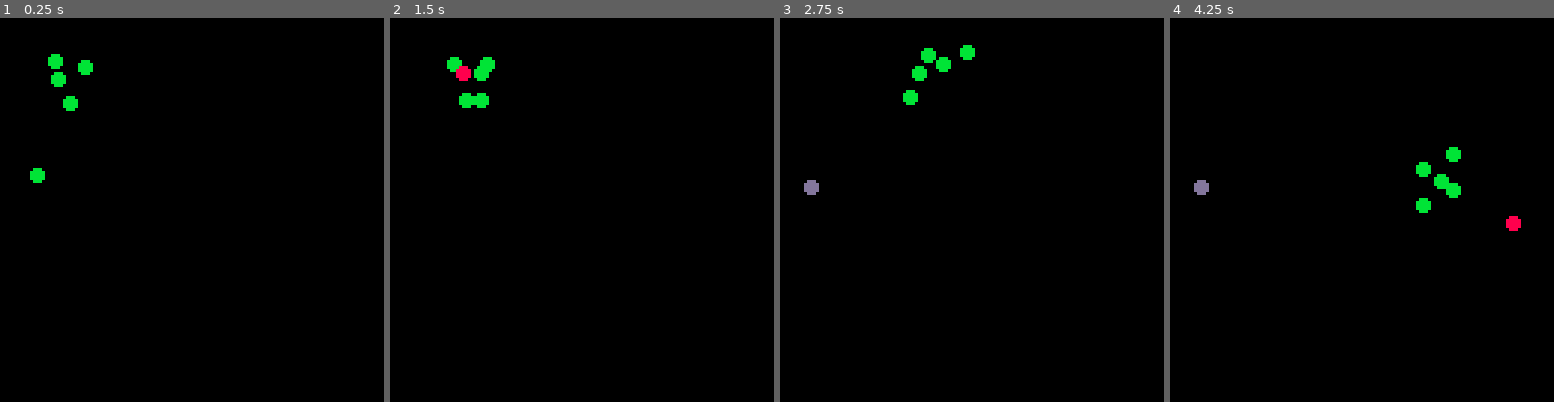
Above: before the commit, frames 1-4 (left to right).
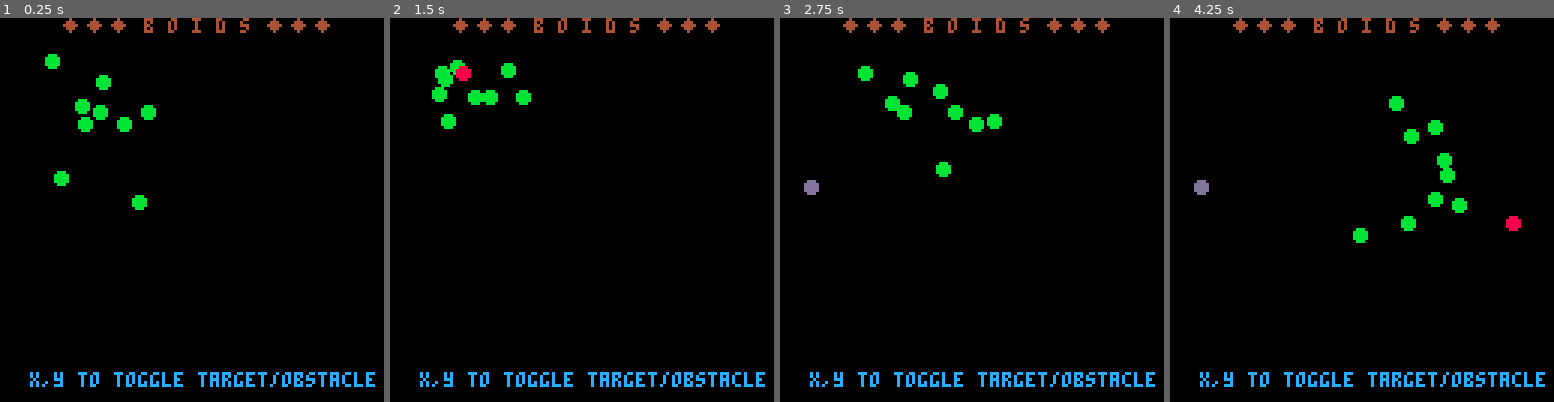
Above: after the commit, the same moments.

Repository: HNE74/pico8
Game: PICO-8 cartridge boids/boids.p8
The game is run twice, just before and just after one commit, with the same random seed, the same clock (stepped at 60 frames per second) and the same inputs.
Inputs:
- Up to frame 1 (0.25 s): no input
- Up to frame 2 (1.5 s): tap X (X key) at 0.33, 1.07 s; tap O (Z key) at 0.7 s
- Up to frame 3 (2.75 s): tap O (Z key) at 1.7, 2.1, 2.5 s; tap X (X key) at 1.85 s
- Up to frame 4 (4.25 s): tap O (Z key) every 0.4 s from 2.9 to 4.1 s; tap X (X key) at 2.97, 4.08 s

The runs differ from the first frame. In frame 1, 3.7% of the frame differs, in the area x 7-98%, y 0-97%; in frame 2, 3.4%; in frame 3, 3.9%; in frame 4, 3.8%.

Commit message:
added title

Diff:
--- a/boids/boids.p8
+++ b/boids/boids.p8
@@ -16,8 +16,8 @@
   ymax=118
   bcv=10.0
 
-  vlimit=2.0
-  dlimit=2.0
+  vlimit=2.5
+  dlimit=1
   dcorrmag=5.0
 
   boidgrp={}
@@ -25,11 +25,16 @@
   add(boidgrp, create_boid(2,10,10,11))
   add(boidgrp, create_boid(3,20,15,11))
   add(boidgrp, create_boid(4,5,5,11))
-  add(boidgrp, create_boid(5,5,18,11))
+  add(boidgrp, create_boid(5,25,18,11))
+  add(boidgrp, create_boid(6,35,28,11))
+  add(boidgrp, create_boid(7,55,38,11))
+  add(boidgrp, create_boid(8,56,80,11))
+  add(boidgrp, create_boid(9,67,28,11))
+
 end
 
 function create_boid(id,x,y,cl)
-  boid={}
+  local boid={}
   boid.id=id
   boid.cl=cl
   boid.p={} -- position
@@ -64,6 +69,8 @@
 -- *************************
 function _draw()
   cls()
+  color(4)
+  print("     ◆◆◆ b o i d s ◆◆◆")
   draw_boids()
   if target~=nil then
     circfill(target.p.x,target.p.y,2,target.cl)
@@ -71,6 +78,8 @@
   if obstacle~=nil then
     circfill(obstacle.p.x,obstacle.p.y,2,obstacle.cl)
   end
+  color(12)
+  print("x,y to toggle target/obstacle",10,118)
 end
 
 function draw_boids()
@@ -187,7 +196,7 @@
       local dst=subvec(boid.p,b.p)
       dst=scalarmul(dst,dlimit)
       if magnitude(dst)<dcorrmag then
-        dc=subvec(dc,dst)
+        dc=subvec(dst,dc)
       end
     end
   end
